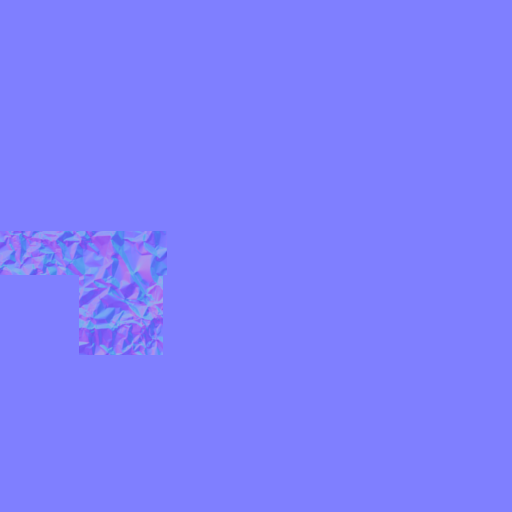
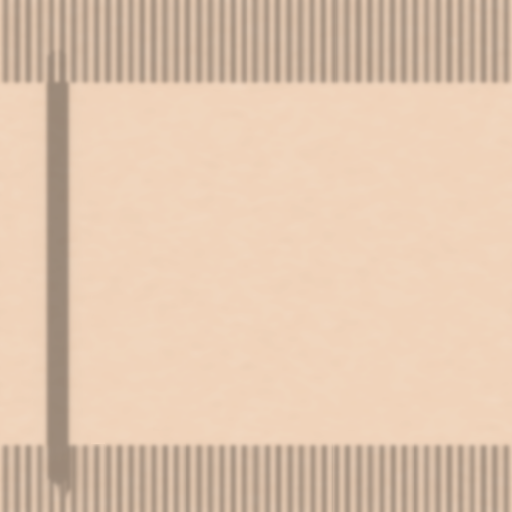
Layers edited between the first and the second w=512, h=512 image:
hid "Warstwa #5" over [0, 231, 167, 355]
hid "Warstwa #3" over [0, 0, 512, 512]
added layer "Warstwa #6" (multiply, 35%) above "Warstwa #1" over [0, 0, 512, 512]
showed "Warstwa #1" over [0, 0, 512, 512]
